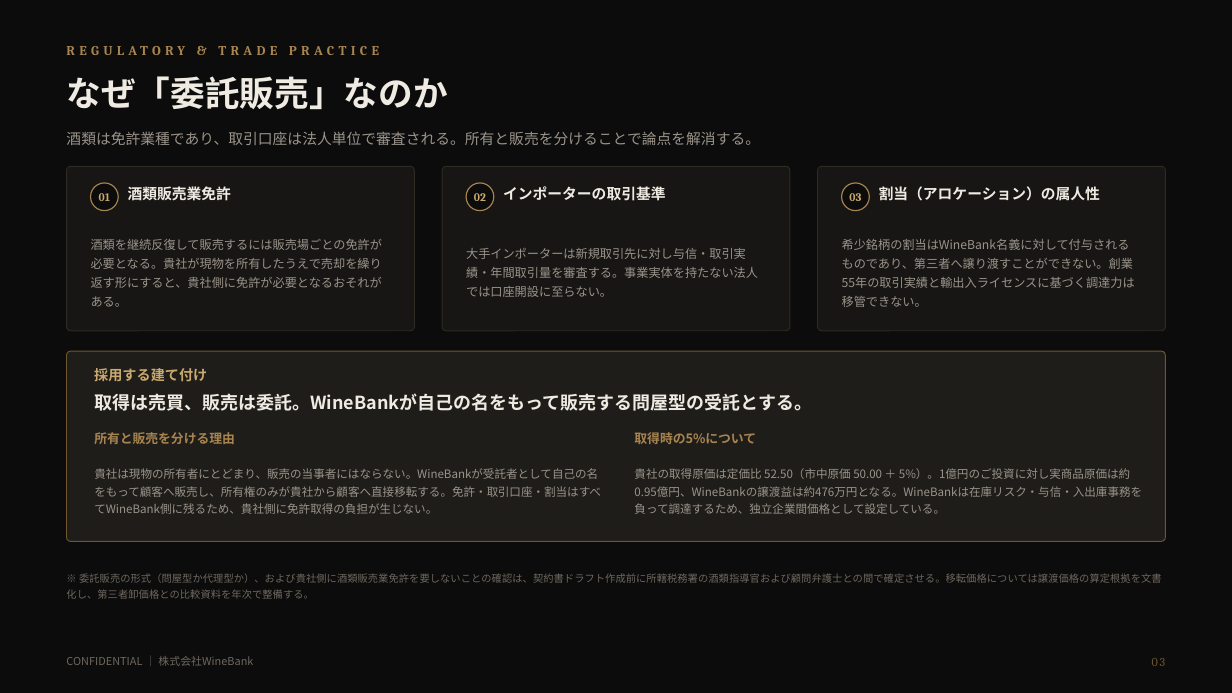
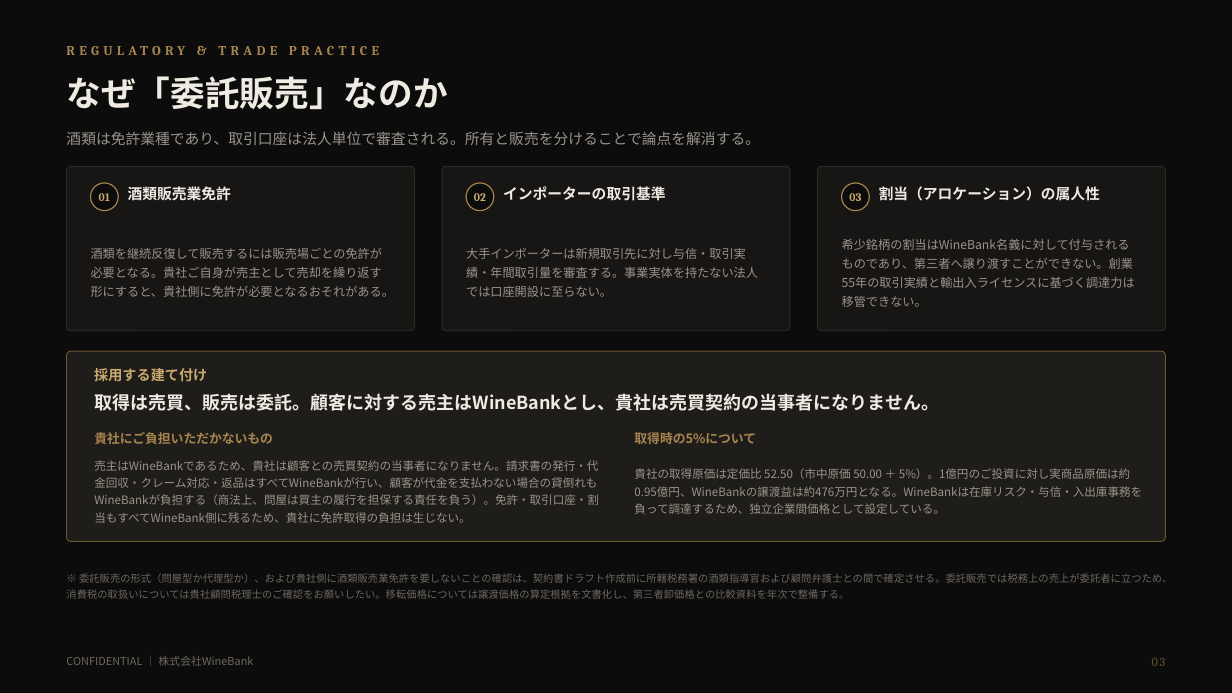
Before and after one commit to nakano-winebank/wine-auction, a slide deck: slide 4 of docs/wine-fund/WineBank_ワイン現物投資のご提案_倉持案_直接所有委託販売_1億円_20260820.pptx. Drawn at 1232x693 pixels with LibreOffice and Linux fonts; fonts in the diff are those of the drawing. Boxes give left, top, right and bottom in pixels: in the first picture for what was removed or moved away, otherwise in the second. Text is boxed around its words. In the diff, an @@ line names an element or a change of style, - is before the commit and + after.

Commit message:
倉持案v2：配分ティアを主線14.9%に組み直し、顧客への売主をWineBankに明記
【1】配分ティアの組み直し
主線（在庫回転12ヶ月）で投資家利回り15%弱とするため、12ヶ月の段を60%→48%に
引き下げた。12ヶ月の段だけを動かすと「12ヶ月以内48% < 18ヶ月未満50%」となり
回転が遅いほどWineBankの取り分が増える逆転が起きるため、ラダー全体を組み直した。

  70 / 60 / 50 / 40 / 30  →  70 / 59 / 48 / 38 / 28 / 18

9ヶ月の段を新設したのは、6ヶ月70%から12ヶ月48%へ一段で落とすと境界の段差が
22ポイントとなり、境界直前に値引きしてでも売り切る誘因が強くなりすぎるため。
段を挟むことで最大段差は11ポイントに収まる。

結果、投資家利回り（年率）は回転6〜36ヶ月で11.4〜15.4%となり、20%超過も
10%割れも生じない。主線12ヶ月は11.5%→14.9%。

これに伴い、値上がり前提の位置づけが変わった。投資家の取り分が増えたことで
横ばい（0%）でも主線で11.1%を確保するため、値上がりは10%確保の前提条件では
なくなった。10%を割る唯一の経路は値引き販売となる。値上がりページ・下振れページ・
リスクページ・まとめページの記述を実態に合わせて書き直した。

【2】顧客に対する売主をWineBankに明記
投資家が売買契約の当事者になると事務負担と回収リスクを負うため、問屋型の
委託販売として売主をWineBankとすることを資料上で明確にした。請求書発行・
代金回収・クレーム対応・返品はWineBankが行い、貸倒れもWineBankが負担する。
スキーム図・v1比較表・委託販売ページ・リスクページ・ご投資条件・まとめに反映。
委託販売では税務上の売上が委託者に立つため、消費税の取扱いを要確認事項に追加した。

全22枚をレンダリングして目視確認し、列幅の合計とティアの単調性を機械検証した。

```diff
--- a/docs/wine-fund/WineBank_ワイン現物投資のご提案_倉持案_直接所有委託販売_1億円_20260820.pptx
+++ b/docs/wine-fund/WineBank_ワイン現物投資のご提案_倉持案_直接所有委託販売_1億円_20260820.pptx
@@ text at (x1=91, y1=248, x2=394, y2=297): text changed @@
-酒類を継続反復して販売するには販売場ごとの免許が必要となる。貴社が現物を所有したうえで売却を繰り返す形にすると、貴社側に免許が必要となるおそれがある。
+酒類を継続反復して販売するには販売場ごとの免許が必要となる。貴社ご自身が売主として売却を繰り返す形にすると、貴社側に免許が必要となるおそれがある。
@@ text at (x1=94, y1=393, x2=939, y2=411): text changed @@
-取得は売買、販売は委託。WineBankが自己の名をもって販売する問屋型の受託とする。
+取得は売買、販売は委託。顧客に対する売主はWineBankとし、貴社は売買契約の当事者になりません。
@@ text at (x1=94, y1=432, x2=273, y2=444): text changed @@
-所有と販売を分ける理由
+貴社にご負担いただかないもの
@@ text at (x1=94, y1=460, x2=599, y2=523): text changed @@
-貴社は現物の所有者にとどまり、販売の当事者にはならない。WineBankが受託者として自己の名をもって顧客へ販売し、所有権のみが貴社から顧客へ直接移転する。免許・取引口座・割当はすべてWineBank側に残るため、貴社側に免許取得の負担が生じない。
+売主はWineBankであるため、貴社は顧客との売買契約の当事者になりません。請求書の発行・代金回収・クレーム対応・返品はすべてWineBankが行い、顧客が代金を支払わない場合の貸倒れもWineBankが負担する（商法上、問屋は買主の履行を担保する責任を負う）。免許・取引口座・割当もすべてWineBank側に残るため、貴社に免許取得の負担は生じない。
@@ text at (x1=66, y1=573, x2=1172, y2=599): text changed @@
-※ 委託販売の形式（問屋型か代理型か）、および貴社側に酒類販売業免許を要しないことの確認は、契約書ドラフト作成前に所轄税務署の酒類指導官および顧問弁護士との間で確定させる。移転価格については譲渡価格の算定根拠を文書化し、第三者卸価格との比較資料を年次で整備する。
+※ 委託販売の形式（問屋型か代理型か）、および貴社側に酒類販売業免許を要しないことの確認は、契約書ドラフト作成前に所轄税務署の酒類指導官および顧問弁護士との間で確定させる。委託販売では税務上の売上が委託者に立つため、消費税の取扱いについては貴社顧問税理士のご確認をお願いしたい。移転価格については譲渡価格の算定根拠を文書化し、第三者卸価格との比較資料を年次で整備する。
```
Also in this commit, not shown: 12 other slides changed, 4 other files.
